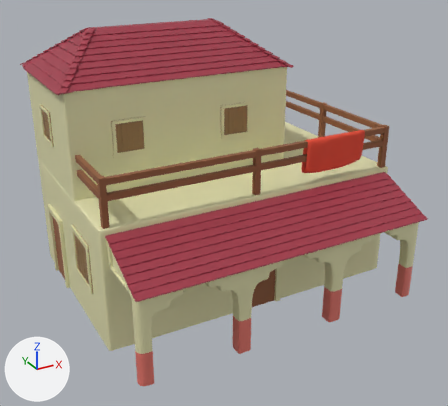
What one commit did to the Blender file Assets/Models/Structures/GreekHouse01.blend.
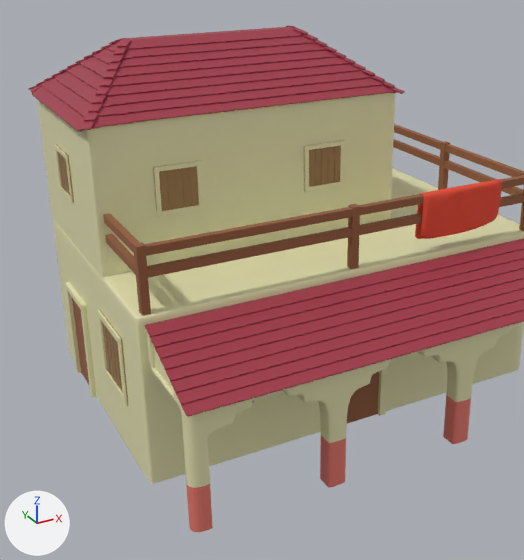
The first picture shows the older version from a camera (50 mm lens) standing at (-7.13, -12.89, 8.34) and looking at (-0.39, -0.62, 2.21). The close-ups show both versions on the part from 0% to 85% of the width and 0% to 100% of the height of that picture; other places that the commit changed are outside them. Every picture has the same lights, and +X, +Y and +Z are marked at lower left.

The first close-up shows 'Cube.020', 'Cube.021', 'Door.001', 'FirstFloor', 'LargeWindow.001', 'Overhang', 'OverhangTiles', 'Plane', 'RoofTiles.001', 'RoofTiles.003', 'SecondFloor', 'SmallWindow.001', 'SmallWindow.002', 'SmallWindow.003', 'SmallWindow.004'.
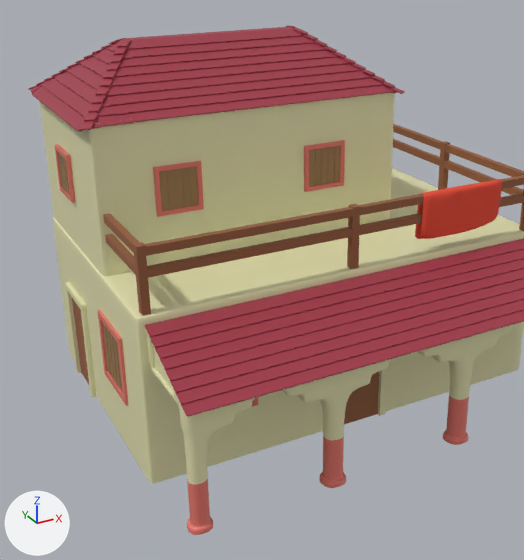
What differs and where, as boxes [x1, y1, x2, y2] in the close-ups (524 x 560 px):
'SecondFloor', moved, rescaled
    before: [37, 93, 395, 277]
    after: [39, 93, 395, 277]
'Overhang', reshaped
    before: [146, 321, 524, 532]
    after: [146, 321, 524, 535]
part 1 of me_cube_004, recoloured
    both: [56, 140, 344, 405]
part 2 of me_cube_004, recoloured (beige to brown)
    both: [55, 141, 345, 407]
part 3 of me_cube_002, built on
    before: [182, 359, 473, 532]
    after: [178, 359, 470, 535]
part 4 of me_cube_002, recoloured
    before: [192, 465, 210, 488]
    after: [194, 479, 210, 516]

The edits, one by one:
me_cube_004 has 120 vertices, 117 faces and spans x -0.048..0.044, y -0.586..0.586, z -0.617..0.617.
me_cube_004 is used by ob_smallwindow_001; location (-3.99, 1.39, 4.18); scale (0.675, 0.675, 0.655).
me_cube_004 part 1: all 20 faces centred in x 0.012, y -0.586..0.586, z -0.617..0.617 switch from mat_window (brown #9c784a) to mat_houseconcrete_001 (red #e7796d).
me_cube_004 part 2: all 60 faces that had it switch from mat_houseconcrete (beige #e7e4b3) to mat_houseconcrete_001 (red #e7796d).
me_cube_002 is used by ob_overhang; location (0.0, -2.03, 2.01); scale (1.0, 1.0, 0.97).
me_cube_002 had 690 vertices, 657 faces and spanned x -3.85..3.43, y -1.42..0.04, z -2.07..0.77.
me_cube_002 now has 812 vertices, 778 faces and spans x -3.9..3.5, y -1.49..0.04, z -2.07..0.77.
me_cube_002 part 3: 60 vertices moved from x -3.85..3.43, y -1.42..-1.12, z -1.22..-0.36 to x -3.79..3.38, y -1.42..-1.12, z -1.94..-0.36; 28 vertices removed from x -3.85..3.43, y -1.42..-1.12, z -2.07; 150 vertices added at x -3.9..3.5, y -1.49..-1.05, z -2.07..0.19.
me_cube_002 part 4: 5 faces spanning x -3.79..-3.53, y -1.42..-1.12, z -1.94..-1.22 switch from mat_houseconcrete (beige #e7e4b3) to mat_houseconcrete_001 (red #e7796d).
Object 'SecondFloor' (ob_secondfloor) moves from (0.0, 0.0, 3.0) to (0.0, 0.0, 2.96).
Object 'SecondFloor' (ob_secondfloor) is rescaled from (1.0, 1.0, 1.0) to (0.992, 0.992, 1.03).
